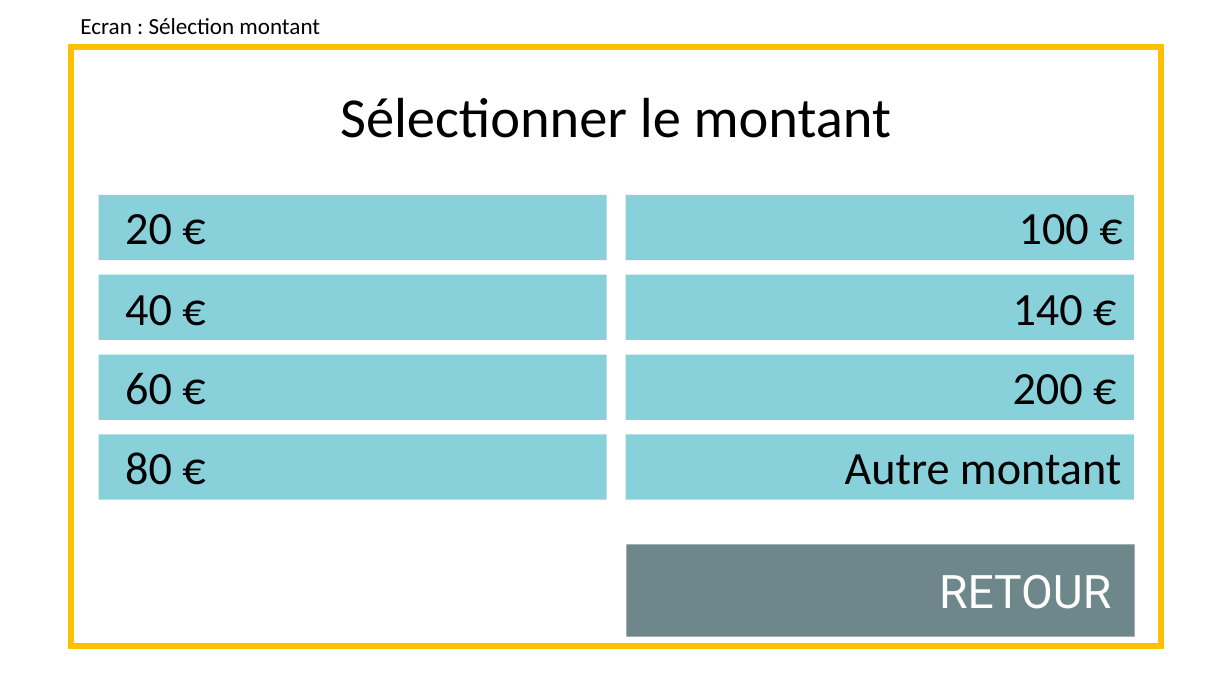
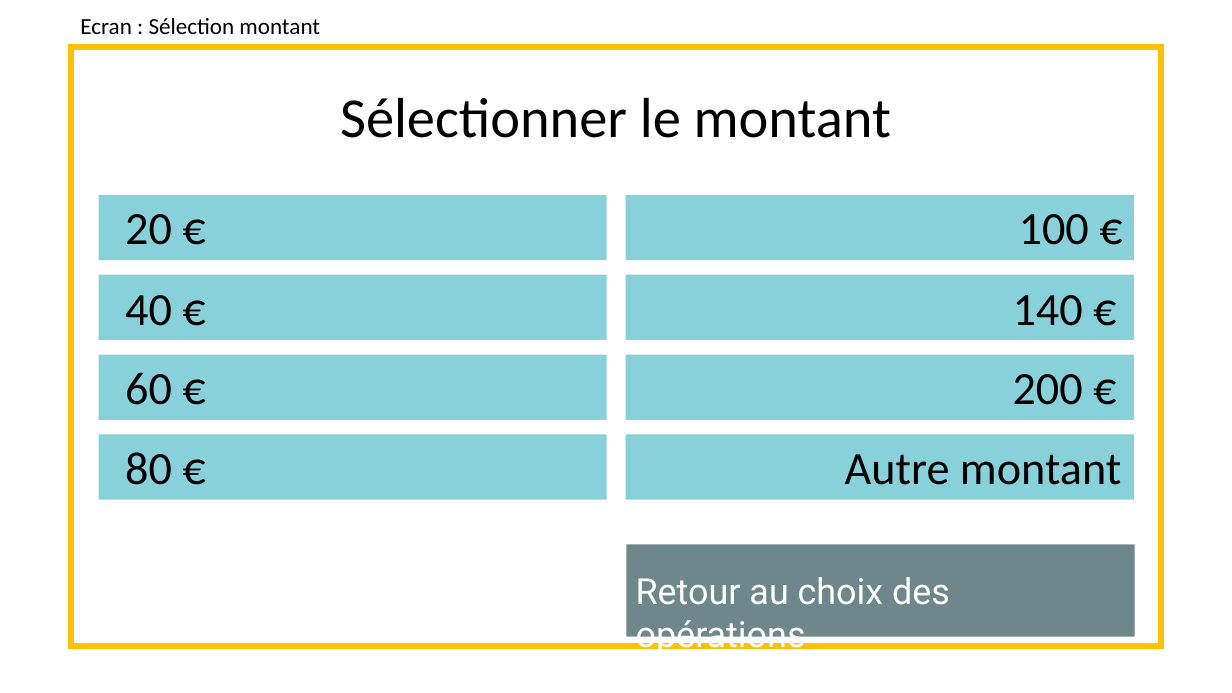
Before and after one commit to Whyuki/CDA_2005, a slide deck: slide 8 of FOAD_Unified_Process/GAB/maquettage_GAB_retirer de l'argent dont s'identifier.pptx. Drawn at 1232x693 pixels with LibreOffice and Linux fonts; fonts in the diff are those of the drawing. Boxes give left, top, right and bottom in pixels: in the first picture for what was removed or moved away, otherwise in the second. Text is boxed around its words. In the diff, an @@ line names an element or a change of style, - is before the commit and + after.

```diff
--- a/FOAD_Unified_Process/GAB/maquettage_GAB_retirer de l'argent dont s'identifier.pptx
+++ b/FOAD_Unified_Process/GAB/maquettage_GAB_retirer de l'argent dont s'identifier.pptx
@@ text at [636,577,950,656]: text changed; size 36 to 28 pt @@
-RETOUR
+Retour au choix des opérations
```
Also in this commit, not shown: 3 other slides changed, 3 other files.
